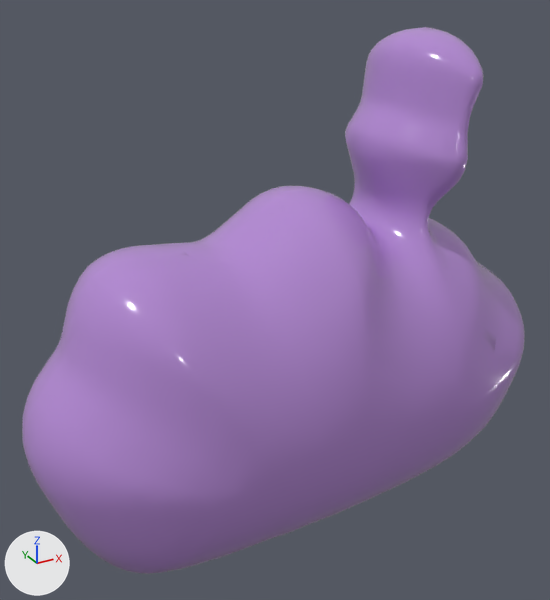
What one commit did to the glTF model assets/models/species/sp_poison_common_a.glb.
Camera for both pictures: a 50 mm lens placed at (-0.55, -1.001, 0.915), pointed at (-0.002, -0.004, 0.416). The axes (+X, +Y, +Z) are drawn at lower left. The lights are the same throughout. The older version comes first.

Objects in the first picture: 'body'.
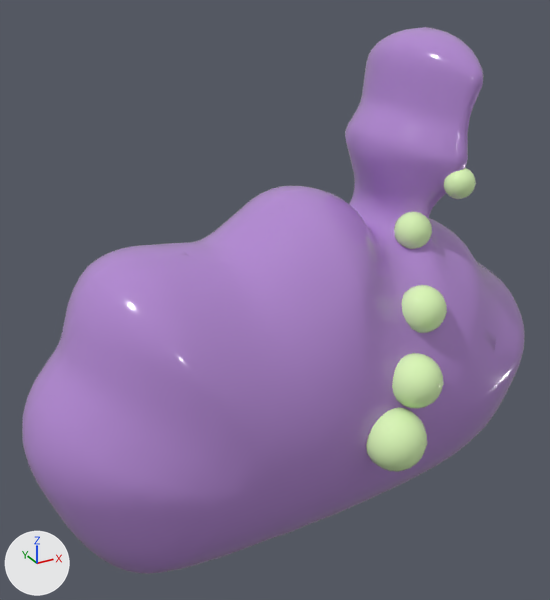
Where the change shows, as pixel boxes (x1, y1, x2, y2) in the pictures (550 x 600 px):
'bubble', added (green)
    after: (366, 407, 427, 472)
'bubble.001', added (green)
    after: (392, 353, 444, 409)
'bubble.002', added (green)
    after: (402, 285, 447, 333)
'bubble.003', added (green)
    after: (394, 211, 432, 249)
'bubble.004', added (green)
    after: (444, 168, 476, 199)

The change, as a list of edits to the scene's bpy script:
```text
Add mat_gelbubble:
    mat_gelbubble = principled_material('GelBubble')
    mat_gelbubble.base_color = (0.75, 1.0, 0.5)  # green #e1ffbc
    mat_gelbubble.roughness = 0.05
Add me_sphere_004:
    me_sphere_004.from_pydata(...)  # a UV sphere (16 segments, 10 rings, poles along z) spanning x 0.2211..0.2701, y -0.1617..-0.1127, z 0.5857..0.6347
    me_sphere_004.materials.append(mat_gelbubble)  # green #e1ffbc
Add me_sphere_003:
    me_sphere_003.from_pydata(...)  # a UV sphere (16 segments, 10 rings, poles along z) spanning x 0.1709..0.2316, y -0.1205..-0.0598, z 0.497..0.5577
    me_sphere_003.materials.append(mat_gelbubble)  # green #e1ffbc
Add me_sphere_002:
    me_sphere_002.from_pydata(...)  # a UV sphere (16 segments, 10 rings, poles along z) spanning x 0.1266..0.2012, y -0.2091..-0.1345, z 0.3932..0.4678
    me_sphere_002.materials.append(mat_gelbubble)  # green #e1ffbc
Add me_sphere_001:
    me_sphere_001.from_pydata(...)  # a UV sphere (16 segments, 10 rings, poles along z) spanning x 0.0799..0.1639, y -0.2608..-0.1768, z 0.2975..0.3815
    me_sphere_001.materials.append(mat_gelbubble)  # green #e1ffbc
Add me_sphere:
    me_sphere.from_pydata(...)  # a UV sphere (16 segments, 10 rings, poles along z) spanning x 0.0309..0.1289, y -0.2807..-0.1827, z 0.2077..0.3057
    me_sphere.materials.append(mat_gelbubble)  # green #e1ffbc
Add ob_bubble_004:
    ob_bubble_004 = bpy.data.objects.new('bubble.004', me_sphere_004)
    ob_bubble_004.location = (0.0, 0.0, 0.0)
Add ob_bubble_003:
    ob_bubble_003 = bpy.data.objects.new('bubble.003', me_sphere_003)
    ob_bubble_003.location = (0.0, 0.0, 0.0)
Add ob_bubble_002:
    ob_bubble_002 = bpy.data.objects.new('bubble.002', me_sphere_002)
    ob_bubble_002.location = (0.0, 0.0, 0.0)
Add ob_bubble_001:
    ob_bubble_001 = bpy.data.objects.new('bubble.001', me_sphere_001)
    ob_bubble_001.location = (0.0, 0.0, 0.0)
Add ob_bubble:
    ob_bubble = bpy.data.objects.new('bubble', me_sphere)
    ob_bubble.location = (0.0, 0.0, 0.0)
```
